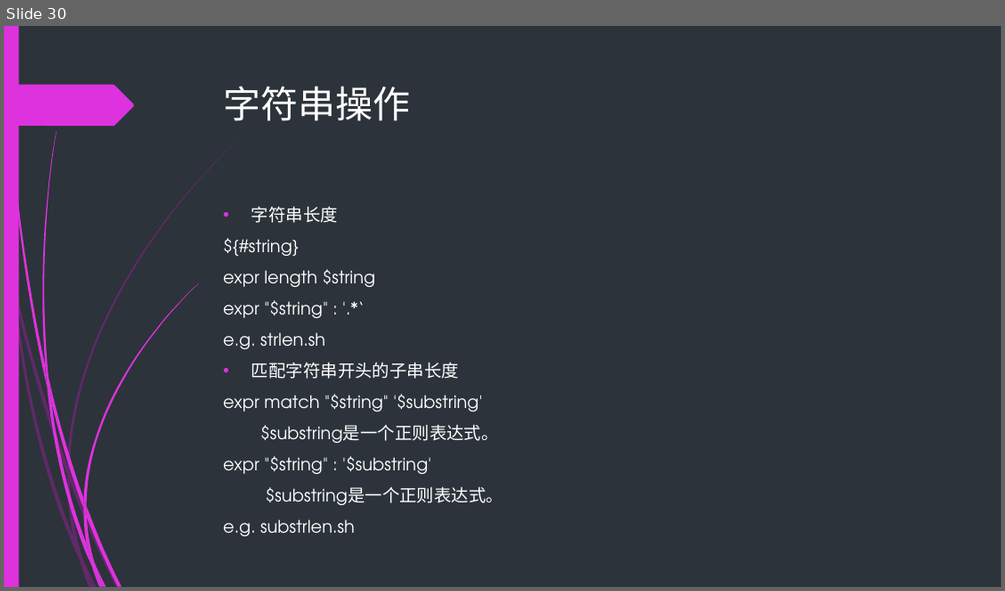
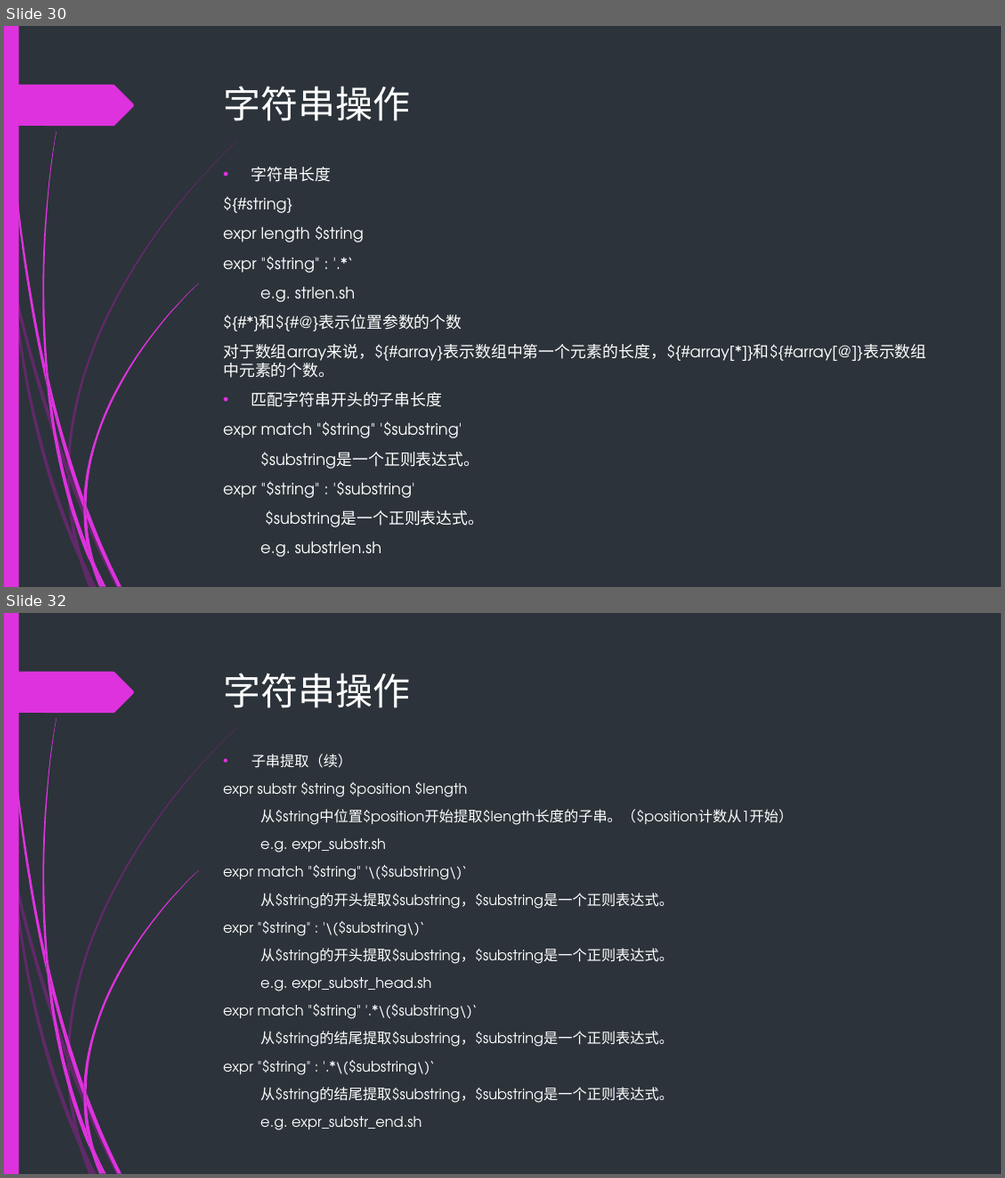
Before and after one commit to backup-ci/abs-train, a slide deck: Bash-scripting-guid.pptx. Shown one above the other, each under a label of ours: slide 30 before the commit, slides 30 and 32 after it; the slides between them are not shown. The pictures are 1005x591 and 1005x1178 pixels, drawn with LibreOffice and Linux fonts; fonts in the diff are those of the drawing. Boxes give left, top, right and bottom in pixels: in the first picture for what was removed or moved away, otherwise in the second. Text is boxed around its words. In the diff, an @@ line names an element or a change of style, - is before the commit and + after.

```diff
--- a/Bash-scripting-guid.pptx
+++ b/Bash-scripting-guid.pptx
@@ slide 32 added at <box>4,613,1001,1174</box>, background #2C333A; not listed: 24 template elements that a slide beside it also shows @@
@@ title added at <box>224,673,411,708</box>, 36 pt, text #FFFFFF @@
+字符串操作
@@ text added at <box>223,754,793,1103</box>, 13.9 pt, text #FFFFFF @@
+• 子串提取（续）
+expr substr $string $position $length
+从$string中位置$position开始提取$length长度的子串。（$position计数从1开始）
+e.g. expr_substr.sh
+expr match "$string" '\($substring\)‘
+从$string的开头提取$substring，$substring是一个正则表达式。
+expr "$string" : '\($substring\)‘
+从$string的开头提取$substring，$substring是一个正则表达式。
+e.g. expr_substr_head.sh
+expr match "$string" '.*\($substring\)‘
+从$string的结尾提取$substring，$substring是一个正则表达式。
+expr "$string" : '.*\($substring\)‘
+从$string的结尾提取$substring，$substring是一个正则表达式。
+e.g. expr_substr_end.sh
@@ slide 30 changed as well @@
@@ text "字符串长度": place and size @@
-text "字符串长度" at <box>223,206,504,505</box>
+text "字符串长度" at <box>223,167,926,556</box>
@@ text at <box>223,167,484,556</box>: size 16.6 to 15.3 pt in "字符串长度", "${#string}", "expr length $string", "expr "$string" : '.*‘" and 7 more places @@
@@ text at <box>223,314,926,378</box>: paragraphs added @@
+${#*}和${#@}表示位置参数的个数
+对于数组array来说，${#array}表示数组中第一个元素的长度，${#array[*]}和${#array[@]}表示数组中元素的个数。
```
Also in this commit, not shown: 30 other slides changed, 18 other slides added, 39 other files.
